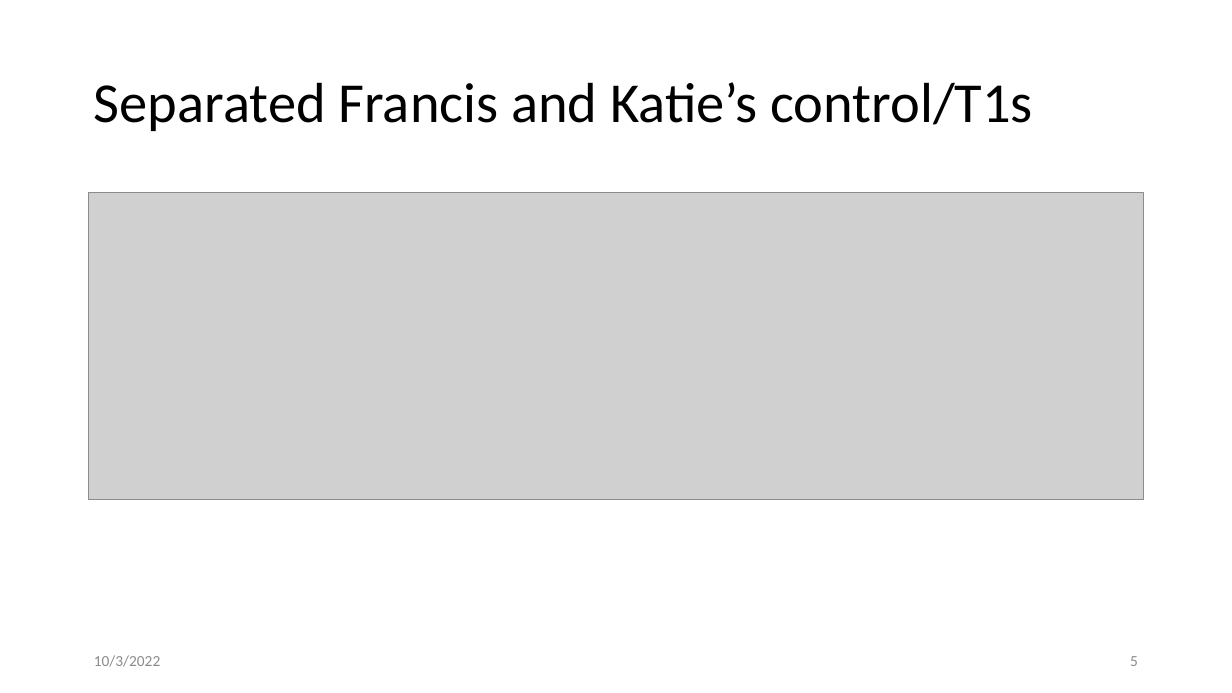
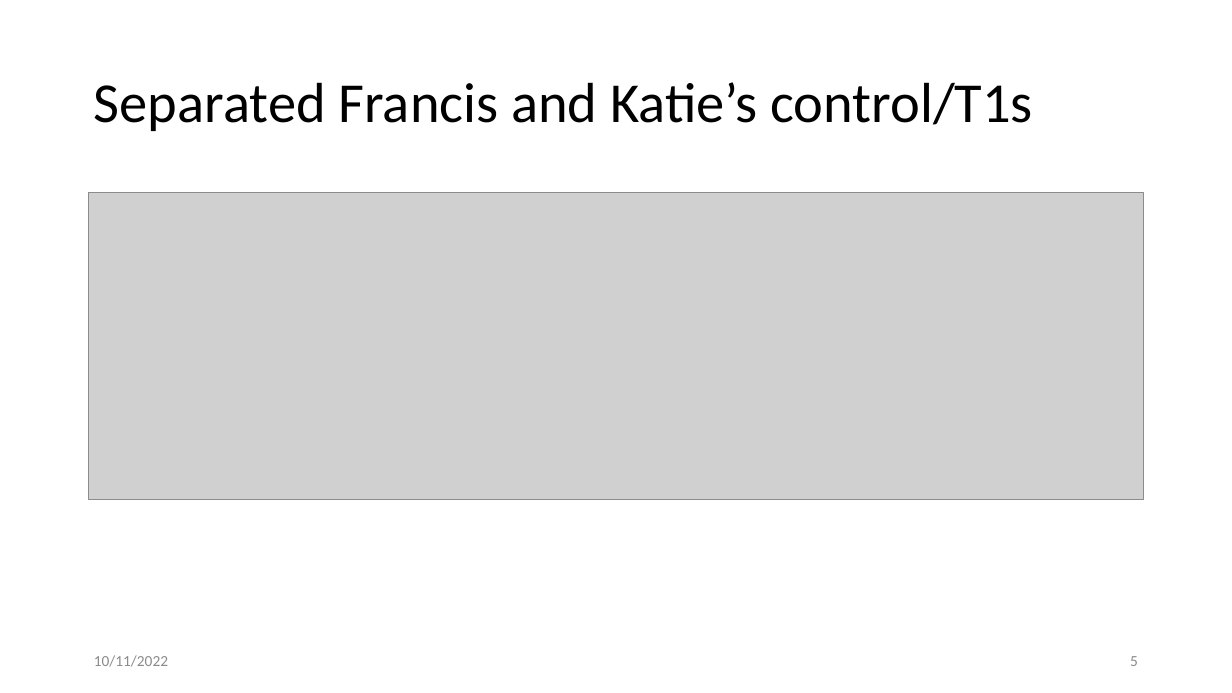
Before and after one commit to kiperry/Ohio_Bees, a slide deck: slide 5 of Changes I have made for local analysis.pptx. Drawn at 1232x693 pixels with LibreOffice and Linux fonts; fonts in the diff are those of the drawing; grey boxes stand for pictures. Boxes give left, top, right and bottom in pixels: in the first picture for what was removed or moved away, otherwise in the second. Text is boxed around its words. In the diff, an @@ line names an element or a change of style, - is before the commit and + after.

```diff
--- a/Changes I have made for local analysis.pptx
+++ b/Changes I have made for local analysis.pptx
@@ text at (94,655,168,667): text changed @@
-10/3/2022
+10/11/2022
```
Also in this commit, not shown: 11 other slides changed, 8 slides added.
